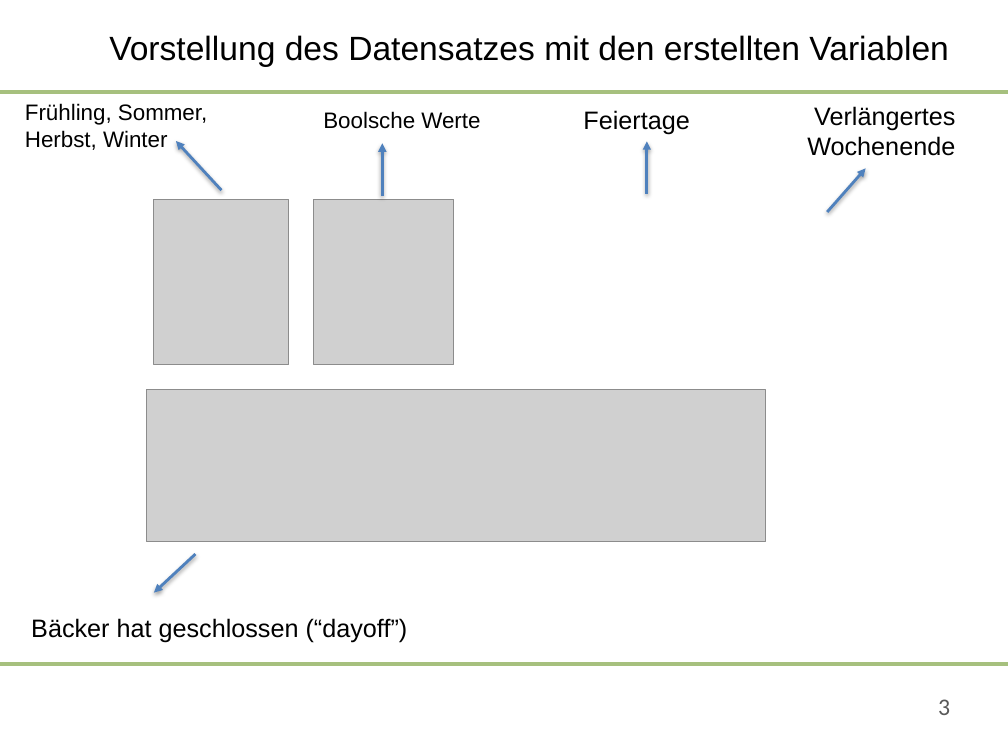
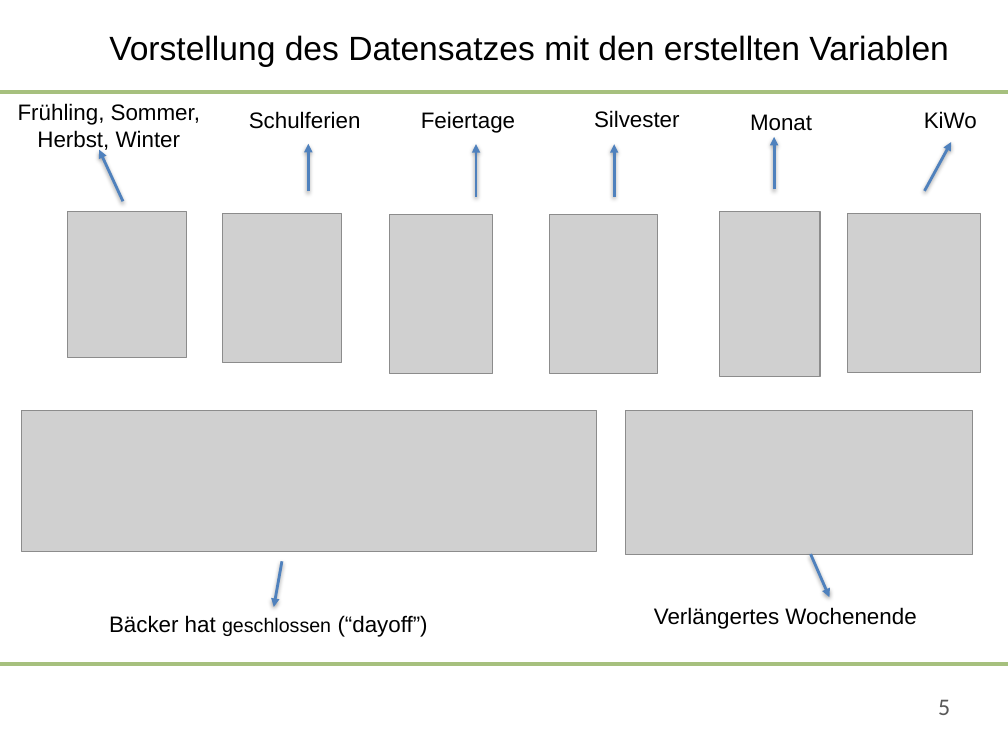
Before and after one commit to saludwig26/Data-science-Team-5-1, a slide deck: slide 5 of 09-06-2020-Präsentation_Team 5.pptx (slide 3 before the commit). Drawn at 1008x756 pixels with LibreOffice and Linux fonts; fonts in the diff are those of the drawing; grey boxes stand for pictures; background and template pictures are left out. Boxes give left, top, right and bottom in pixels: in the first picture for what was removed or moved away, otherwise in the second. Text is boxed around its words. In the diff, an @@ line names an element or a change of style, - is before the commit and + after.

```diff
--- a/09-06-2020-Präsentation_Team 5.pptx
+++ b/09-06-2020-Präsentation_Team 5.pptx
@@ text "Frühling, Sommer, Herbst, Winter": place and size @@
-text "Frühling, Sommer, Herbst, Winter" at (25, 103, 207, 150)
+text "Frühling, Sommer, Herbst, Winter" at (18, 103, 200, 152)
@@ text "Frühling, Sommer, Herbst, Winter" at (18, 103, 200, 152): alignment left to centre @@
@@ text at (249, 111, 361, 129): text changed @@
-Boolsche Werte
+Schulferien
@@ text "Feiertage": place and size @@
-text "Feiertage" at (583, 110, 689, 135)
+text "Feiertage" at (421, 111, 515, 133)
@@ text "Feiertage" at (421, 111, 515, 133): size 18 to 16 pt @@
@@ text added at (594, 110, 680, 128), 16 pt, text #000000 @@
+Silvester
@@ text added at (750, 114, 812, 131), 16 pt, text #000000 @@
+Monat
@@ text added at (924, 111, 977, 129), 16 pt, text #000000 @@
+KiWo
@@ arrow moved from (382, 196) - (382, 143) to (308, 192) - (308, 144) @@
@@ arrow moved from (647, 194) - (647, 141) to (476, 197) - (476, 144) @@
@@ arrow added from (614, 197) to (614, 144), #4F81BD 2 pt @@
@@ arrow added from (774, 190) to (774, 137), #4F81BD 2 pt @@
@@ arrow moved from (828, 212) - (866, 168) to (924, 191) - (952, 142) @@
@@ arrow moved from (222, 191) - (176, 141) to (123, 202) - (99, 150) @@
@@ picture: place and size @@
-picture at (154, 200, 289, 365)
+picture at (68, 212, 186, 358)
@@ picture: place and size @@
-picture at (313, 200, 454, 365)
+picture at (223, 214, 342, 363)
@@ picture added at (389, 215, 492, 373) @@
@@ picture added at (549, 215, 657, 373) @@
@@ picture added at (720, 212, 820, 377) @@
@@ picture added at (848, 213, 981, 372) @@
@@ picture: place and size @@
-picture at (146, 390, 766, 542)
+picture at (21, 410, 597, 551)
@@ picture added at (625, 410, 973, 555) @@
@@ arrow moved from (196, 554) - (154, 593) to (282, 561) - (274, 607) @@
@@ arrow added from (810, 554) to (830, 597), #4F81BD 2 pt @@
@@ text "Verlängertes Wochenende" at (654, 607, 916, 629): size 18 to 16 pt @@
@@ text "Verlängertes Wochenende": place and size @@
-text "Verlängertes Wochenende" at (807, 106, 955, 156)
+text "Verlängertes Wochenende" at (654, 607, 916, 629)
@@ text "Bäcker hat geschlossen (“dayoff”)": place and size @@
-text "Bäcker hat geschlossen (“dayoff”)" at (31, 618, 408, 642)
+text "Bäcker hat geschlossen (“dayoff”)" at (109, 615, 428, 637)
@@ text "Bäcker hat geschlossen (“dayoff”)" at (109, 615, 428, 637): size 18 to 16 pt in "Bäcker hat (“dayoff”)"; size 18 to 14 pt in "geschlossen" @@
@@ page number at (938, 699, 950, 715): text changed @@
-3
+5
```
Also in this commit, not shown: 6 other slides changed, 2 slides added, 1 slide removed.
